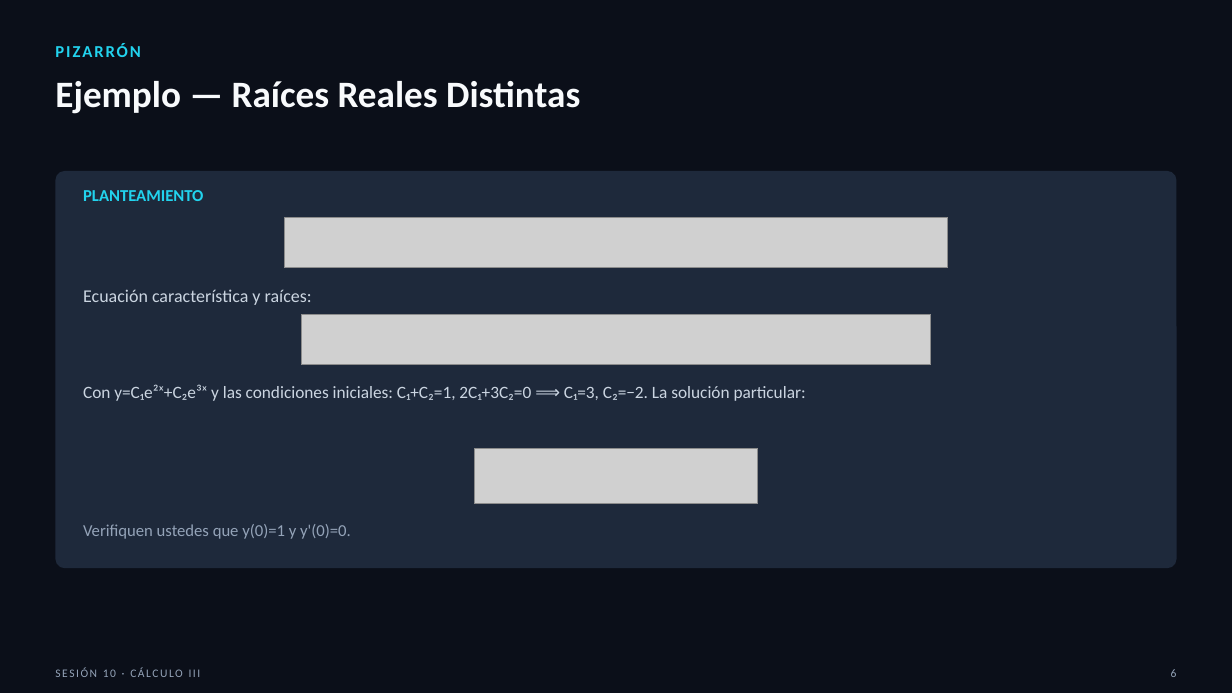
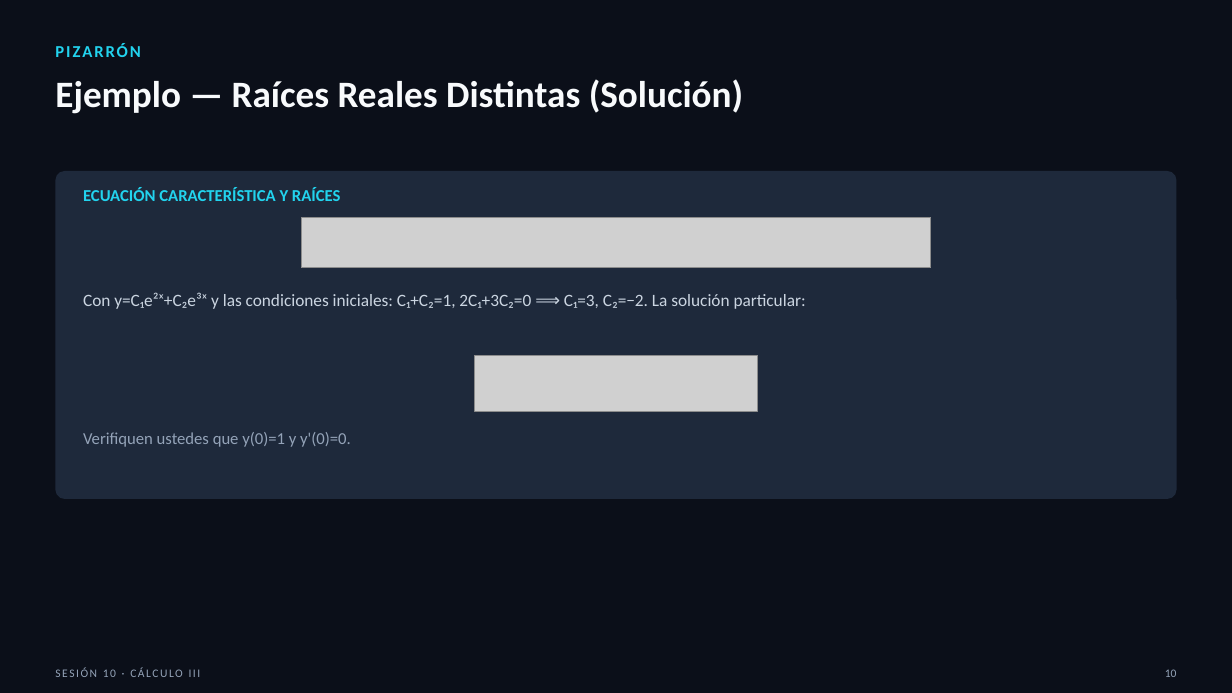
Before and after one commit to SernaEd/FirmsSimulationClass, a slide deck: slide 10 of sesion10/Sesion10_Metodos_de_Solucion.pptx (slide 6 before the commit). Drawn at 1232x693 pixels with LibreOffice and Linux fonts; fonts in the diff are those of the drawing; grey boxes stand for pictures. Boxes give left, top, right and bottom in pixels: in the first picture for what was removed or moved away, otherwise in the second. Text is boxed around its words. In the diff, an @@ line names an element or a change of style, - is before the commit and + after.

```diff
--- a/sesion10/Sesion10_Metodos_de_Solucion.pptx
+++ b/sesion10/Sesion10_Metodos_de_Solucion.pptx
@@ text at box(55, 79, 743, 114): text changed @@
-Ejemplo — Raíces Reales Distintas
+Ejemplo — Raíces Reales Distintas (Solución)
@@ rounded rectangle: place and size @@
-rounded rectangle at box(55, 171, 1177, 568)
+rounded rectangle at box(55, 171, 1177, 499)
@@ rounded rectangle at box(55, 171, 1177, 499): proportions changed @@
@@ text at box(83, 188, 341, 201): text changed; size 14 to 13 pt; text colour #CBD5E1 to #22D3EE; bold on @@
-Ecuación característica y raíces:
+ECUACIÓN CARACTERÍSTICA Y RAÍCES
@@ text removed at box(83, 190, 203, 201) @@
-PLANTEAMIENTO
@@ picture: place and size @@
-picture at box(284, 217, 947, 268)
+picture at box(301, 217, 931, 268)
@@ text "Con y=C₁e²ˣ+C₂e³ˣ y las condiciones ...": place and size @@
-text "Con y=C₁e²ˣ+C₂e³ˣ y las condiciones ..." at box(83, 384, 806, 401)
+text "Con y=C₁e²ˣ+C₂e³ˣ y las condiciones ..." at box(83, 292, 806, 309)
@@ picture removed at box(301, 314, 931, 365) @@
@@ picture: place and size @@
-picture at box(474, 448, 758, 504)
+picture at box(474, 356, 758, 411)
@@ text "Verifiquen ustedes que y(0)=1 y ...": place and size @@
-text "Verifiquen ustedes que y(0)=1 y ..." at box(83, 524, 351, 539)
+text "Verifiquen ustedes que y(0)=1 y ..." at box(83, 432, 351, 447)
@@ text at box(1165, 669, 1177, 677): text changed @@
-6
+10
```
Also in this commit, not shown: 15 other slides changed, 9 slides added, 2 other files.
